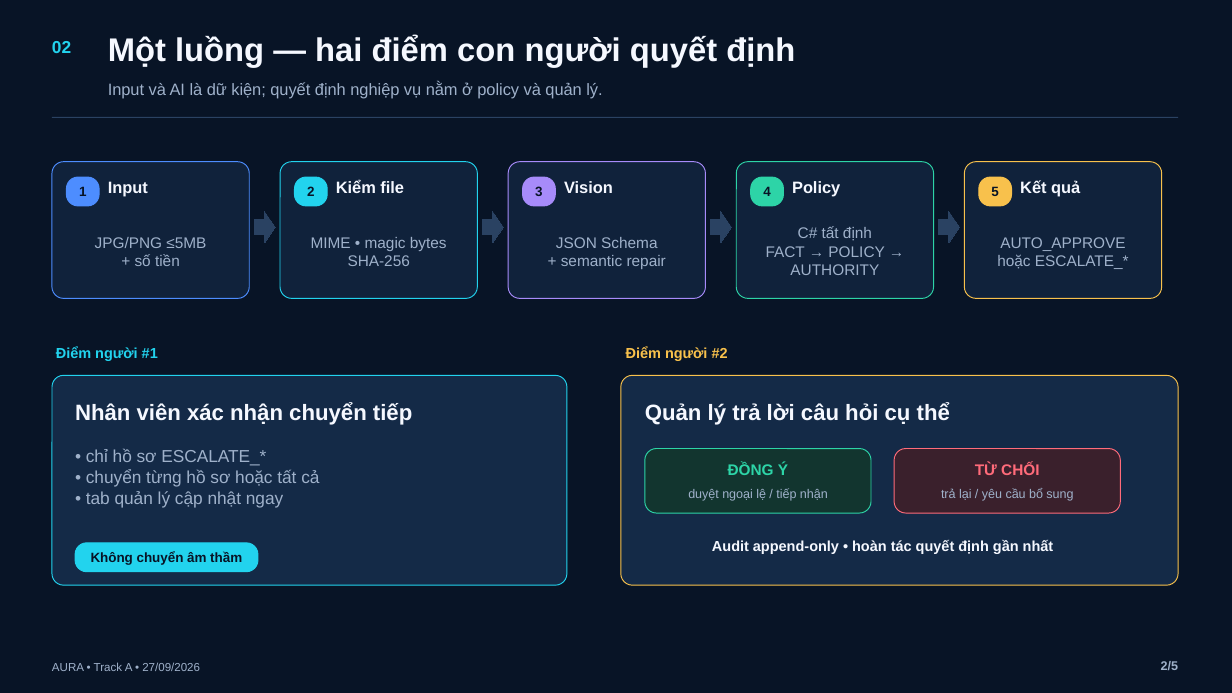
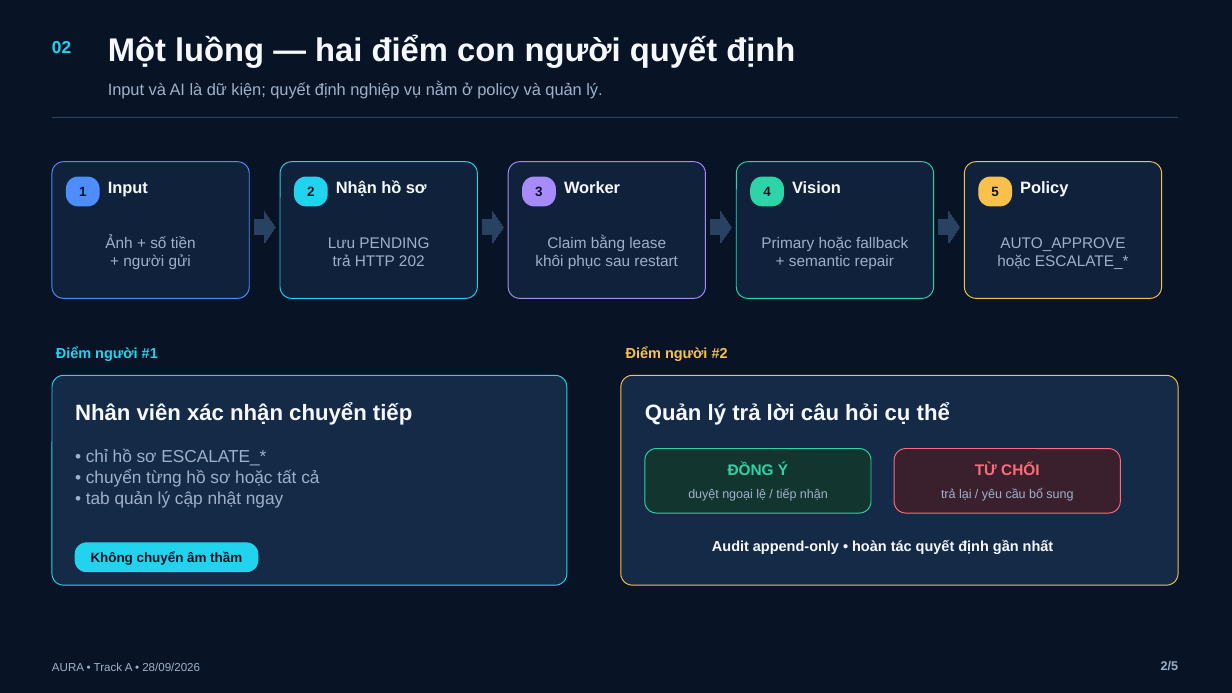
Before and after one commit to BondPhuPhamzZ/AURA, a slide deck: slide 2 of AURA/submission/AURA_5_SLIDES.pptx. Drawn at 1232x693 pixels with LibreOffice and Linux fonts; fonts in the diff are those of the drawing. Boxes give left, top, right and bottom in pixels: in the first picture for what was removed or moved away, otherwise in the second. Text is boxed around its words. In the diff, an @@ line names an element or a change of style, - is before the commit and + after.

```diff
--- a/AURA/submission/AURA_5_SLIDES.pptx
+++ b/AURA/submission/AURA_5_SLIDES.pptx
@@ text at (336,180,427,196): text changed @@
-Kiểm file
+Nhận hồ sơ
@@ text at (564,181,620,193): text changed @@
-Vision
+Worker
@@ text at (792,181,841,193): text changed @@
-Policy
+Vision
@@ text at (1020,181,1068,197): text changed @@
-Kết quả
+Policy
@@ text at (105,235,196,269): text changed @@
-JPG/PNG ≤5MB
-+ số tiền
+Ảnh + số tiền
++ người gửi
@@ text at (328,237,429,266): text changed @@
-MIME • magic bytes
-SHA-256
+Lưu PENDING
+trả HTTP 202
@@ text at (535,235,678,269): text changed @@
-JSON Schema
-+ semantic repair
+Claim bằng lease
+khôi phục sau restart
@@ text at (761,237,908,269): text changed @@
-C# tất định
-FACT → POLICY → AUTHORITY
+Primary hoặc fallback
++ semantic repair
@@ text at (52,662,200,671): text changed @@
-AURA • Track A • 27/09/2026
+AURA • Track A • 28/09/2026
```
Also in this commit, not shown: 4 other slides changed, 16 other files.
